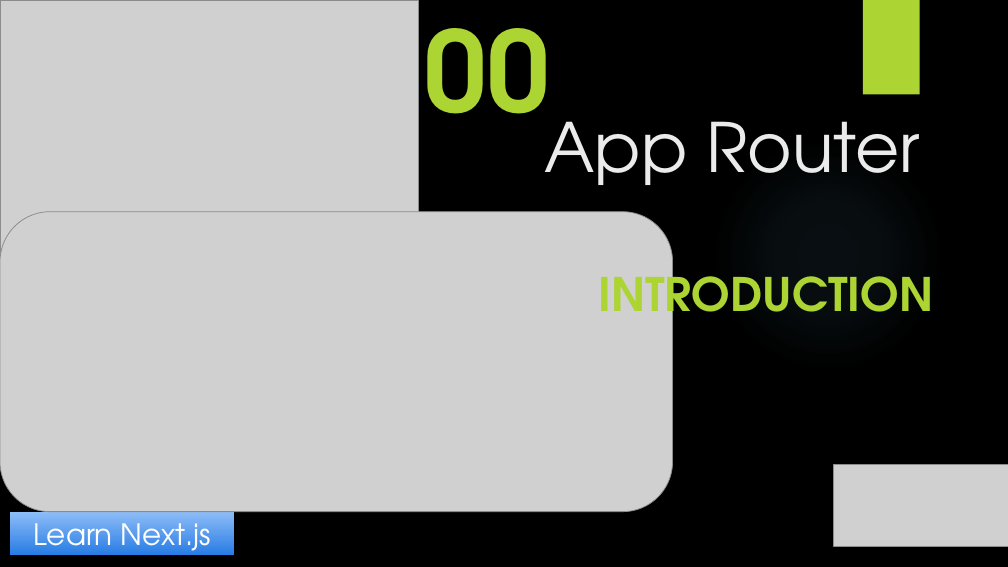
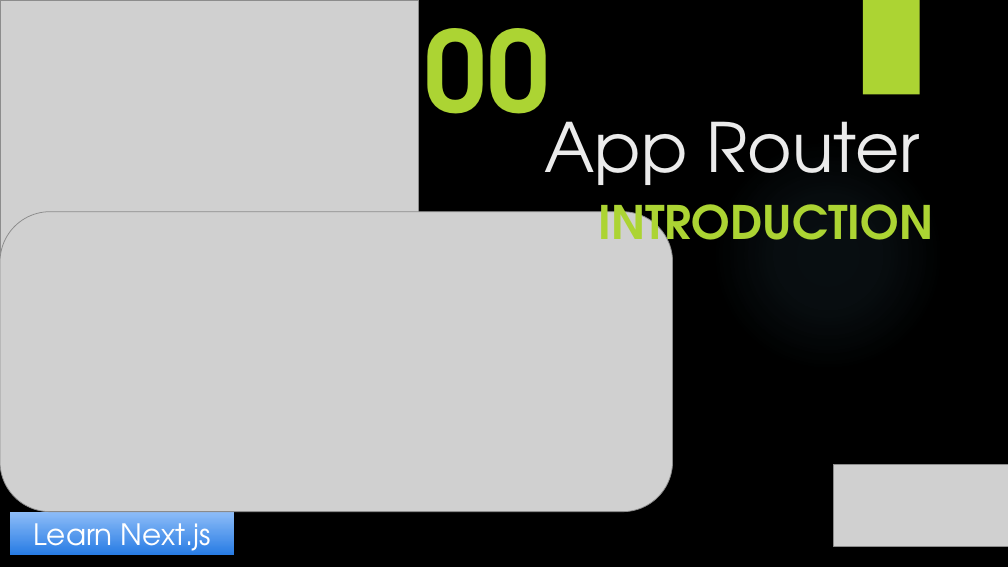
Before and after one commit to yasenstar/learn_javascript, a slide deck: slide 2 of learn_nextjs/2_App_Router/App_Router.pptx (slide 1 before the commit). Drawn at 1008x567 pixels with LibreOffice and Linux fonts; fonts in the diff are those of the drawing; grey boxes stand for pictures; background and template pictures are left out. Boxes give left, top, right and bottom in pixels: in the first picture for what was removed or moved away, otherwise in the second. Text is boxed around its words. In the diff, an @@ line names an element or a change of style, - is before the commit and + after.

```diff
--- a/learn_nextjs/2_App_Router/App_Router.pptx
+++ b/learn_nextjs/2_App_Router/App_Router.pptx
@@ subtitle "INTRODUCTION" rewrapped from (x1=598, y1=261, x2=933, y2=331) to (x1=598, y1=204, x2=933, y2=259) @@
```
Also in this commit, not shown: 2 other slides changed, 1 slide added, 17 other files.
